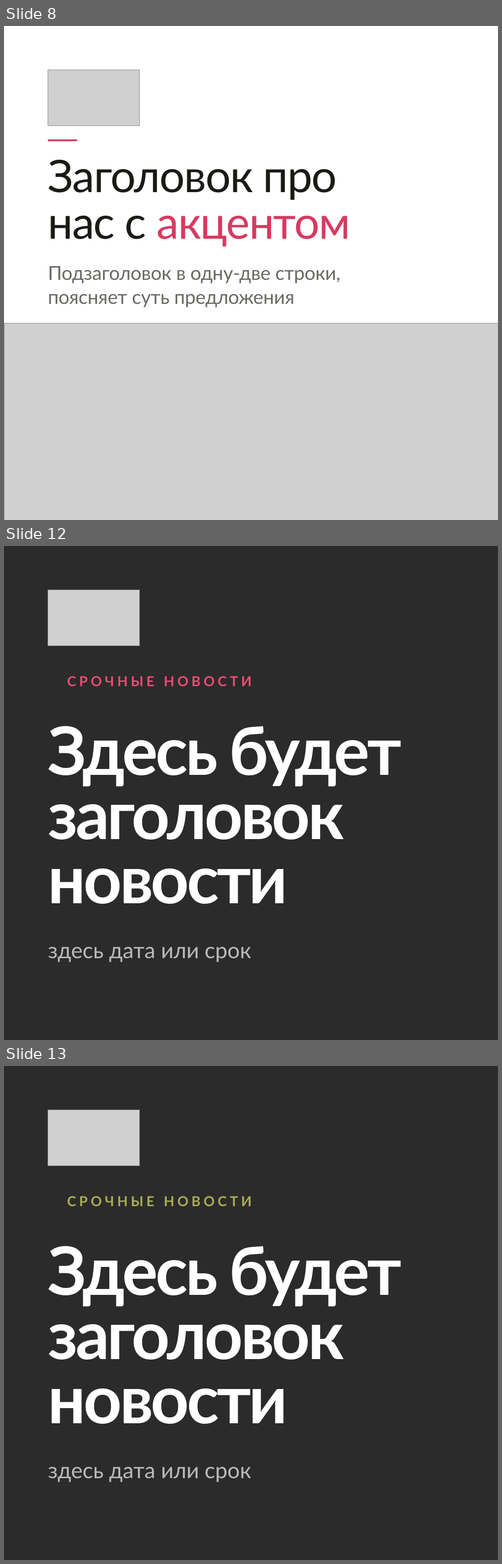
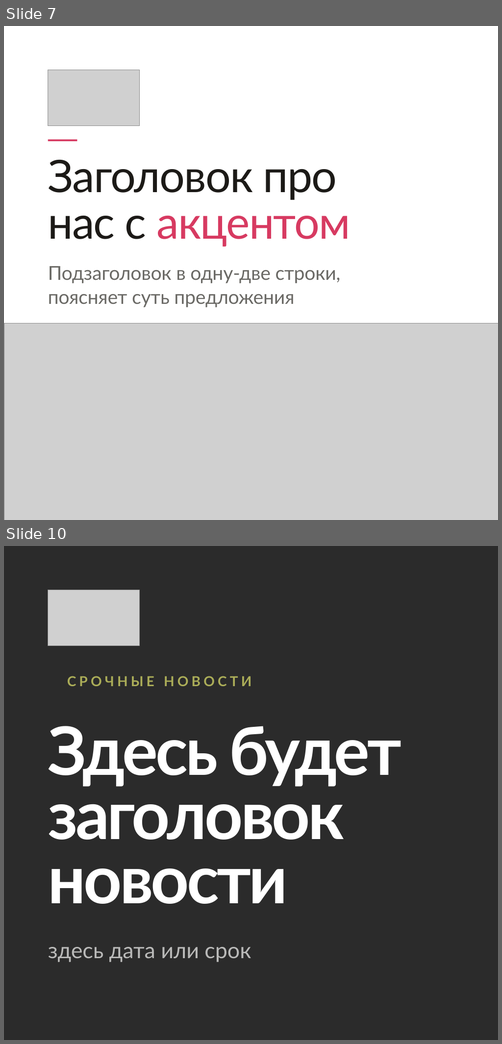
Before and after one commit to fagencymarketing-coder/design-system, a slide deck: editable/1plus1-templates.pptx. Shown one above the other, each under a label of ours: slides 8, 12 and 13 before the commit, slides 7 and 10 after it; the slides between them are not shown. The pictures are 502x1564 and 502x1044 pixels, drawn with LibreOffice and Linux fonts; fonts in the diff are those of the drawing; grey boxes stand for pictures; background and template pictures are left out; a plain dark background stands for a picture behind light text. Boxes give left, top, right and bottom in pixels: in the first picture for what was removed or moved away, otherwise in the second. Text is boxed around its words. In the diff, an @@ line names an element or a change of style, - is before the commit and + after.

```diff
--- a/editable/1plus1-templates.pptx
+++ b/editable/1plus1-templates.pptx
@@ slide 12 removed at [4, 546, 498, 1040], background picture (left out) @@
@@ picture removed at [48, 590, 139, 645] @@
@@ text removed at [67, 676, 251, 686] @@
-СРОЧНЫЕ НОВОСТИ
@@ text removed at [48, 726, 401, 904] @@
-Здесь будет
-заголовок
-новости
@@ text removed at [48, 947, 251, 962] @@
-здесь дата или срок
@@ what was slide 8 is now slide 7 @@
@@ what was slide 13 is now slide 10 @@
```
Also in this commit, not shown: 4 slides changed, 1 slide added, 4 other slides removed, 4 other files.
